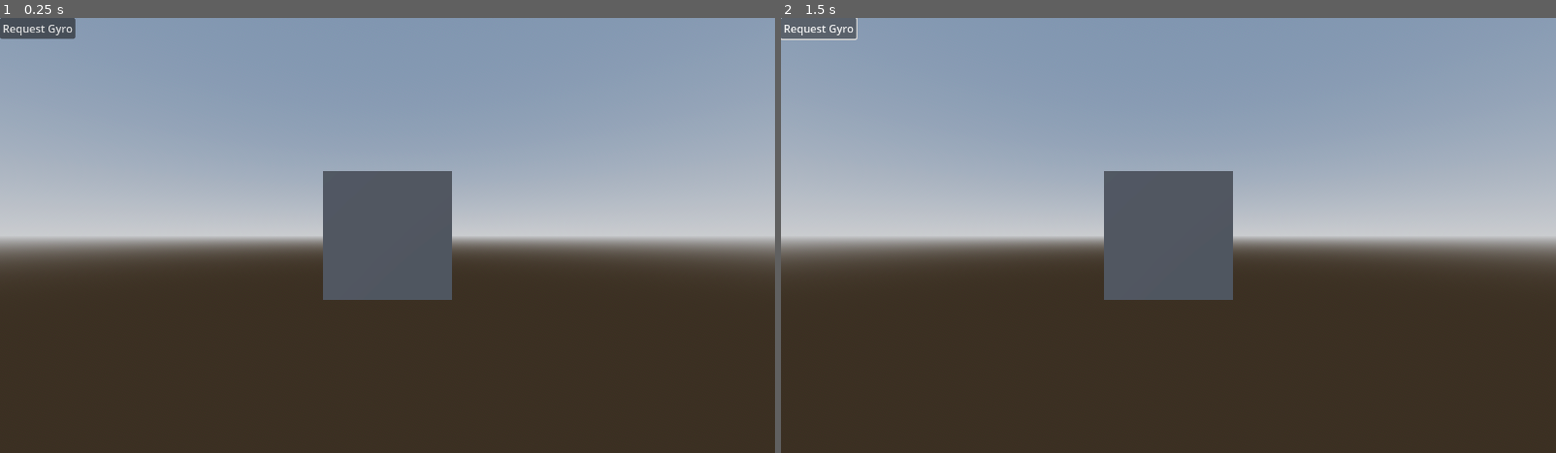
Above: before the commit, frames 1-2 (left to right).
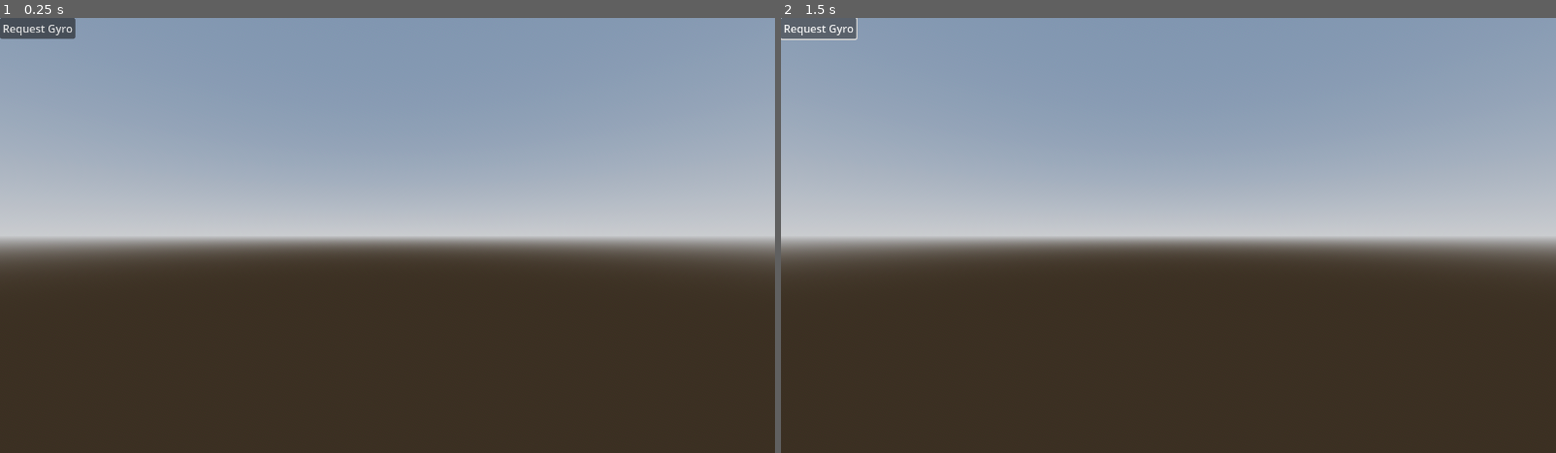
Above: after the commit, the same moments.

Repository: josephsmithberger/Xogot-Game-Jam
Game: Godot game, scene res://test_scene.tscn
Same seed, same stepped clock (60 frames per second), same inputs: the game is played once before the commit and once after it.
Inputs:
- Up to frame 1 (0.25 s): no input
- Up to frame 2 (1.5 s): click "Request Gyro" at 0.5 s; click "Request Gyro" at 1.25 s

The runs differ from the first frame. In frame 1, 4.8% of the frame differs, in the area x 41-59%, y 35-65%; in frame 2, 4.8%.

Commit message:
Web Singleton

Diff:
--- /dev/null
+++ b/WebInput.gd
@@ -0,0 +1,167 @@
+class_name WebInput
+extends Node
+
+## A singleton for accessing device sensor APIs from the web
+## [br][color=purple]Made by celyk[/color]
+## @tutorial(celyk's repo): https://github.com/celyk/godot-useful-stuff
+
+
+# TODO
+# - Test different browsers
+
+## Requests and initializes the sensors. Required by iOS to prompt user for permission to access sensors
+static func request_sensors() -> void:
+	if !OS.has_feature("web"): return
+
+	_init_sensors()
+
+static func get_rotation() -> Vector3:
+	if !OS.has_feature("web"): return Vector3()
+
+	var v := _get_js_vector("rotation")
+
+	# deg_to_rad()
+	v *= TAU / 360.0
+
+	return v
+
+static func get_accelerometer() -> Vector3:
+	if !OS.has_feature("web"): return Input.get_accelerometer()
+	return _browser_to_godot_coordinates(_get_js_vector("acceleration"))
+
+static func get_gravity() -> Vector3:
+	if !OS.has_feature("web"): return Input.get_gravity()
+	return _browser_to_godot_coordinates(_get_js_vector("gravity"))
+
+static func get_gyroscope() -> Vector3:
+	if !OS.has_feature("web"): return Input.get_gyroscope()
+	var v := _get_js_vector("gyroscope")
+
+	# deg_to_rad()
+	v *= TAU / 360.0
+
+	# Reorient the vector to support all the browsers...
+	v = _browser_to_godot_coordinates(v)
+
+	return v
+
+static func _browser_to_godot_coordinates(v : Vector3) -> Vector3:
+	#if OS.has_feature("web_ios") || true:
+	#	v = Vector3(-v.x, v.z, v.y)
+
+	var orientation := _screen_get_orientation()
+	v = _reorient_sensor_vector(v, orientation)
+
+	return v
+
+static func _reorient_sensor_vector(v : Vector3, i : DisplayServer.ScreenOrientation = 0) -> Vector3:
+	match i:
+		DisplayServer.SCREEN_LANDSCAPE:
+			v = Vector3(-v.y, v.x, v.z)
+		DisplayServer.SCREEN_PORTRAIT:
+			v = Vector3(v.x, v.y, v.z) # Portrait is the default orientation, even on iPad
+		DisplayServer.SCREEN_REVERSE_LANDSCAPE:
+			v = Vector3(v.y, -v.x, v.z)
+		DisplayServer.SCREEN_REVERSE_PORTRAIT:
+			v = Vector3(-v.x, -v.y, v.z)
+
+	return v
+
+static var _cached_orientation := ""
+static func _screen_get_orientation() -> DisplayServer.ScreenOrientation:
+	if !OS.has_feature("web"): return DisplayServer.screen_get_orientation()
+
+	match _cached_orientation:
+		"portrait-primary":
+			return DisplayServer.SCREEN_PORTRAIT
+		"portrait-secondary":
+			return DisplayServer.SCREEN_REVERSE_PORTRAIT
+		"landscape-primary":
+			return DisplayServer.SCREEN_LANDSCAPE
+		"landscape-secondary":
+			return DisplayServer.SCREEN_REVERSE_LANDSCAPE
+
+	return DisplayServer.SCREEN_PORTRAIT
+
+static var _cached_js_objects := {}
+static func _get_js_vector(name:String) -> Vector3:
+	if not _cached_js_objects.has(name):
+		_cached_js_objects[name] = JavaScriptBridge.get_interface(name)
+
+	var js_object : JavaScriptObject = _cached_js_objects[name]
+	return Vector3(js_object.x, js_object.y, js_object.z)
+
+static var _js_callback : JavaScriptObject
+static func _init_sensors():
+	print("Initializing sensors")
+	JavaScriptBridge.eval(_js_code, true)
+
+	_cached_orientation = JavaScriptBridge.eval("screen_orientation", true)
+
+	var js_screen : JavaScriptObject = JavaScriptBridge.get_interface("screen")
+
+	_js_callback = JavaScriptBridge.create_callback(_on_orientation_changed)
+	js_screen.orientation.onchange = _js_callback
+
+static func _on_orientation_changed(args:Array):
+	_cached_orientation = args[0].target.type
+
+const _js_code := '''
+var rotation = { x: 0, y: 0, z: 0 };
+var acceleration = { x: 0, y: 0, z: 0 };
+var gravity = { x: 0, y: 0, z: 0 };
+var gyroscope = { x: 0, y: 0, z: 0 };
+var screen_orientation = ""
+
+// Not supported by the web
+//var magnetometer = { x: 0, y: 0, z: 0 };
+
+
+function registerMotionListener() {
+	window.ondevicemotion = function(event) {
+		if (event.acceleration.x === null) return;
+
+		acceleration.x = event.accelerationIncludingGravity.x;
+		acceleration.y = event.accelerationIncludingGravity.y;
+		acceleration.z = event.accelerationIncludingGravity.z;
+
+		gravity.x = event.accelerationIncludingGravity.x;
+		gravity.y = event.accelerationIncludingGravity.y;
+		gravity.z = event.accelerationIncludingGravity.z;
+
+		gyroscope.x = event.rotationRate.alpha;
+		gyroscope.y = event.rotationRate.beta;
+		gyroscope.z = event.rotationRate.gamma;
+	}
+
+	window.ondeviceorientation = function(event) {
+		rotation.x = event.beta;
+		rotation.y = event.gamma;
+		rotation.z = event.alpha;
+	}
+}
+
+// Request permission for iOS 13+ devices
+console.log("Requesting sensors");
+  function onClick() {
+	screen_orientation = screen.orientation.type;
+
+	// feature detect
+	if (typeof DeviceMotionEvent.requestPermission === 'function') {
+	  DeviceMotionEvent.requestPermission()
+		.then(permissionState => {
+		  if (permissionState === 'granted') {
+			//window.addEventListener('devicemotion', () => {});
+			registerMotionListener();
+		  }
+		})
+		.catch(console.error);
+	} else {
+		// handle regular non iOS 13+ devices
+		registerMotionListener();
+	}
+  }
+
+onClick();
+//window.addEventListener("click", onClick);
+'''
--- a/button.gd
+++ b/button.gd
@@ -2,8 +2,5 @@
 
 
 func _on_pressed() -> void:
-	# On some browsers (like Safari on iOS 13+), we need to explicitly
-	# request permission from the user to access motion data.
-	# This must be triggered by a user action, like a button press.
 	if OS.has_feature("web"):
 		JavaScriptBridge.eval("requestMotionPermission()")
--- a/gyro_test.gd
+++ b/gyro_test.gd
@@ -1,36 +1,13 @@
-extends MeshInstance3D
+extends Node3D
 
-var latest_beta: float = 0.0
-var latest_gamma: float = 0.0
-var latest_alpha: float = 0.0
-
-# This function will be called from JavaScript with gyroscope data.
-func update_rotation_from_js(beta: float, gamma: float, alpha: float) -> void:
-	# Store the latest values received from JavaScript.
-	latest_beta = beta
-	latest_gamma = gamma
-	latest_alpha = alpha
-
-# Called when the node enters the scene tree.
-func _ready() -> void:
-	# Check if the game is running in a web browser.
-	if OS.has_feature("web"):
-		# Create a Callable that points to our update_rotation_from_js function.
-		var callable = Callable(self, "update_rotation_from_js")
-		# Create a JavaScript callback object from our Godot Callable.
-		var js_callback = JavaScriptBridge.create_callback(callable)
-		# Call the 'initializeGyroListener' function in the HTML shell,
-		# passing our JavaScript callback object as an argument.
-		JavaScriptBridge.eval("initializeGyroListener(%s)" % js_callback)
-
-# Called every frame. 'delta' is the elapsed time since the previous frame.
-func _process(_delta: float) -> void:
-	# The values from the browser are in degrees. Godot uses radians for rotation.
-	# DeviceOrientationEvent axes:
-	# beta: rotation around x-axis
-	# gamma: rotation around y-axis
-	# alpha: rotation around z-axis
-	# Note: You may need to swap or negate axes for your desired orientation.
-	rotation.x = deg_to_rad(latest_beta)
-	rotation.y = deg_to_rad(latest_gamma)
-	rotation.z = deg_to_rad(latest_alpha)
+func _process(delta):
+	# Get the gravity vector from the device
+	var gravity = Input.get_gravity()
+	# Calculate the rotation from the gravity vector
+	var up = -gravity.normalized()
+	var basis = Basis()
+	basis.y = up
+	basis.x = basis.y.cross(Vector3.FORWARD).normalized()
+	basis.z = basis.x.cross(basis.y).normalized()
+	# Set the node's rotation to match the device orientation
+	self.basis = basis
--- a/project.godot
+++ b/project.godot
@@ -14,6 +14,10 @@
 run/main_scene="res://test_scene.tscn"
 config/features=PackedStringArray("4.4", "Mobile")
 config/icon="res://icon.svg"
+
+[autoload]
+
+WebInputHelper="*res://WebInput.gd"
 
 [input_devices]
 
Not shown, added: WebInput.gd.uid
